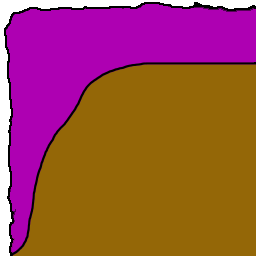
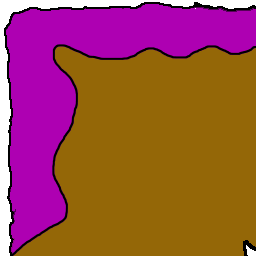
Layered file, before and after one edit (256 x 256). Changes by layer:
renamed "3" to "Layer 1", hid it, painted on it over left=12, top=8, right=256, bottom=256
painted on "NDR Down" over left=12, top=8, right=256, bottom=256
